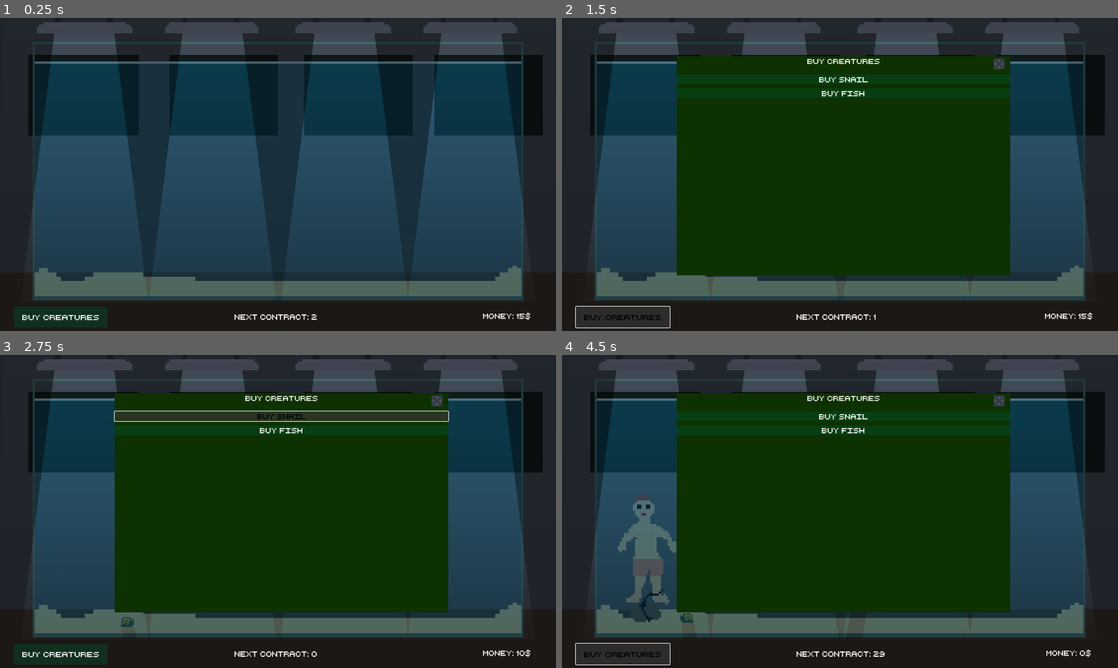
Above: before the commit, frames 1-4 (two rows, left to right).
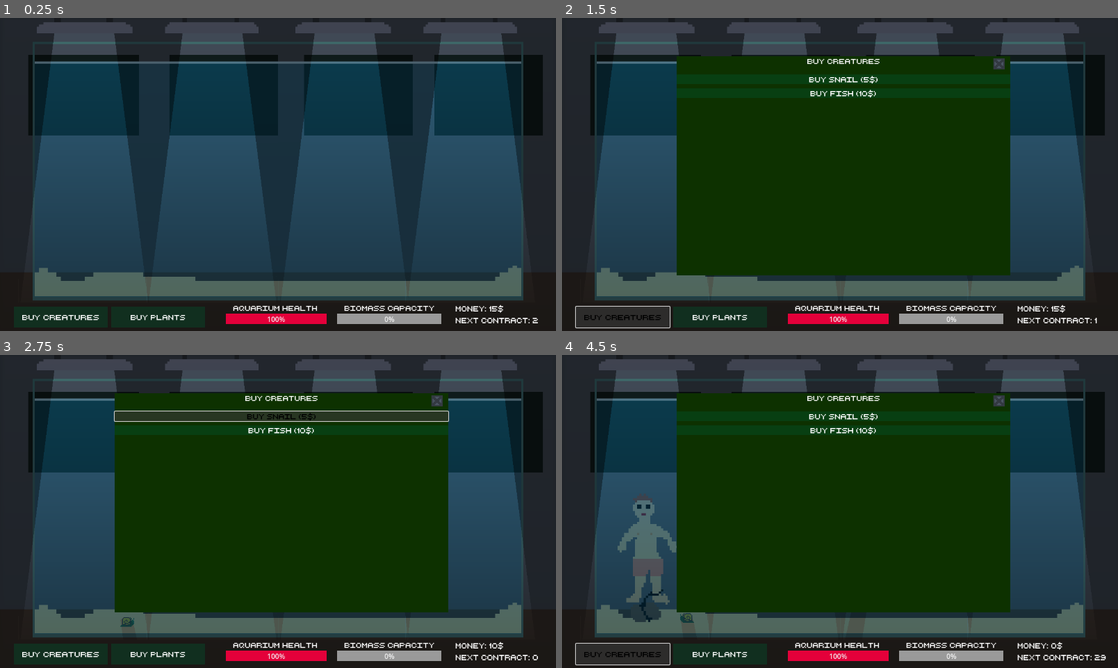
Above: after the commit, the same moments.

Repository: adrientremblay/ld56
Game: Godot game, scene res://scenes/game_screen.tscn
The game is run twice, just before and just after one commit, with the same random seed, the same clock (stepped at 60 frames per second) and the same inputs.
Inputs (mouse positions are in pixels of both pictures, inside the frame that each line leads up to):
- Up to frame 1 (0.25 s): no input
- Up to frame 2 (1.5 s): click (717, 318) at 0.5 s, where only the run after the commit has a clickable "Buy Plants"; click "Buy Creatures" at 1.25 s
- Up to frame 3 (2.75 s): click "buy snail" (after the commit: "buy snail (5$)") at 2 s
- Up to frame 4 (4.5 s): click "Buy Fish" (after the commit: "Buy Fish (10$)") at 2.75 s; click "Accept" at 3.5 s; click "Buy Creatures" at 4.25 s

The runs differ from the first frame. In frame 1, 2.0% of the frame differs, in the area x 23-97%, y 91-98%; in frame 2, 2.3%; in frame 3, 2.2%; in frame 4, 2.3%, in the area x 23-98%, y 18-98%.

Commit message:
Some UI mocking

Diff:
--- a/scenes/game_screen.tscn
+++ b/scenes/game_screen.tscn
@@ -63,6 +63,16 @@
 
 [sub_resource type="StyleBoxFlat" id="StyleBoxFlat_vnyj0"]
 
+[sub_resource type="StyleBoxFlat" id="StyleBoxFlat_1o5xs"]
+
+[sub_resource type="StyleBoxFlat" id="StyleBoxFlat_6tb4g"]
+bg_color = Color(0, 0.788235, 0.305882, 1)
+
+[sub_resource type="StyleBoxFlat" id="StyleBoxFlat_m1nmy"]
+
+[sub_resource type="StyleBoxFlat" id="StyleBoxFlat_1uxjt"]
+bg_color = Color(0.890196, 0, 0.227451, 1)
+
 [node name="GameScreen" type="Node2D"]
 script = ExtResource("1_ka8qc")
 landCreatureScene = ExtResource("2_nfyws")
@@ -170,6 +180,15 @@
 icon_alignment = 1
 expand_icon = true
 
+[node name="Button" type="Button" parent="UI"]
+layout_mode = 0
+offset_left = 256.0
+offset_top = 664.0
+offset_right = 472.0
+offset_bottom = 712.0
+theme = ExtResource("4_gs2f0")
+text = "Buy Plants"
+
 [node name="CreatureMenu" type="Panel" parent="UI"]
 light_mask = 0
 layout_mode = 0
@@ -201,13 +220,13 @@
 light_mask = 0
 layout_mode = 2
 theme = ExtResource("4_gs2f0")
-text = "buy snail"
+text = "buy snail (5$)"
 
 [node name="BuyFish" type="Button" parent="UI/CreatureMenu/BoxContainer"]
 light_mask = 0
 layout_mode = 2
 theme = ExtResource("4_gs2f0")
-text = "Buy Fish"
+text = "Buy Fish (10$)"
 
 [node name="CloseCreatureMenu" type="TextureButton" parent="UI/CreatureMenu"]
 light_mask = 0
@@ -319,23 +338,51 @@
 
 [node name="MoneyLabel" type="Label" parent="UI"]
 layout_mode = 0
-offset_left = 1067.0
-offset_top = 660.0
-offset_right = 1266.0
-offset_bottom = 711.0
+offset_left = 1048.0
+offset_top = 656.0
+offset_right = 1281.0
+offset_bottom = 681.0
 theme = ExtResource("4_gs2f0")
 text = "Money: 50$"
-horizontal_alignment = 1
 vertical_alignment = 1
 
 [node name="NextContractLabel" type="Label" parent="UI"]
 layout_mode = 0
-offset_left = 539.0
-offset_top = 676.0
-offset_right = 783.0
-offset_bottom = 699.0
-theme = ExtResource("4_gs2f0")
-text = "Next Contract In: 12s"
+offset_left = 1048.0
+offset_top = 684.0
+offset_right = 1292.0
+offset_bottom = 707.0
+theme = ExtResource("4_gs2f0")
+text = "Next Contract: 12s"
+
+[node name="AquariumHealthLabel" type="Label" parent="UI"]
+light_mask = 0
+layout_mode = 0
+offset_left = 536.0
+offset_top = 656.0
+offset_right = 735.0
+offset_bottom = 679.0
+theme = ExtResource("4_gs2f0")
+text = "Aquarium Health"
+
+[node name="SafeMassLabel" type="Label" parent="UI"]
+light_mask = 0
+layout_mode = 0
+offset_left = 792.0
+offset_top = 656.0
+offset_right = 1001.0
+offset_bottom = 679.0
+theme = ExtResource("4_gs2f0")
+text = "Biomass Capacity"
+
+[node name="ProgressBar" type="ProgressBar" parent="UI"]
+layout_mode = 0
+offset_left = 776.0
+offset_top = 680.0
+offset_right = 1016.0
+offset_bottom = 704.0
+theme_override_styles/background = SubResource("StyleBoxFlat_1o5xs")
+theme_override_styles/fill = SubResource("StyleBoxFlat_6tb4g")
 
 [node name="Music" type="AudioStreamPlayer" parent="."]
 stream = ExtResource("12_x36kj")
@@ -354,6 +401,15 @@
 
 [node name="CorpseEaten" type="AudioStreamPlayer" parent="."]
 stream = ExtResource("20_oegt5")
+
+[node name="ProgressBar" type="ProgressBar" parent="."]
+offset_left = 520.0
+offset_top = 680.0
+offset_right = 752.0
+offset_bottom = 704.0
+theme_override_styles/background = SubResource("StyleBoxFlat_m1nmy")
+theme_override_styles/fill = SubResource("StyleBoxFlat_1uxjt")
+value = 100.0
 
 [connection signal="contract_menu_opened" from="UI" to="." method="_on_ui_contract_menu_opened"]
 [connection signal="pressed" from="UI/CreatureButton" to="UI" method="_on_creature_button_pressed"]
Not shown: 1 places in scenes/game_screen.tscn that only renumber resources
